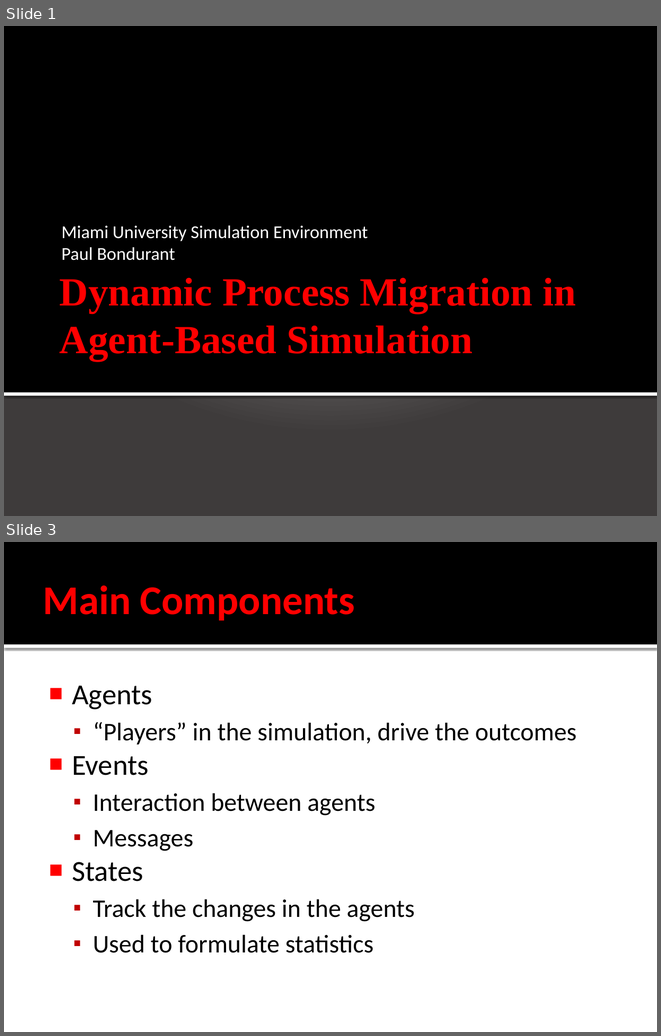
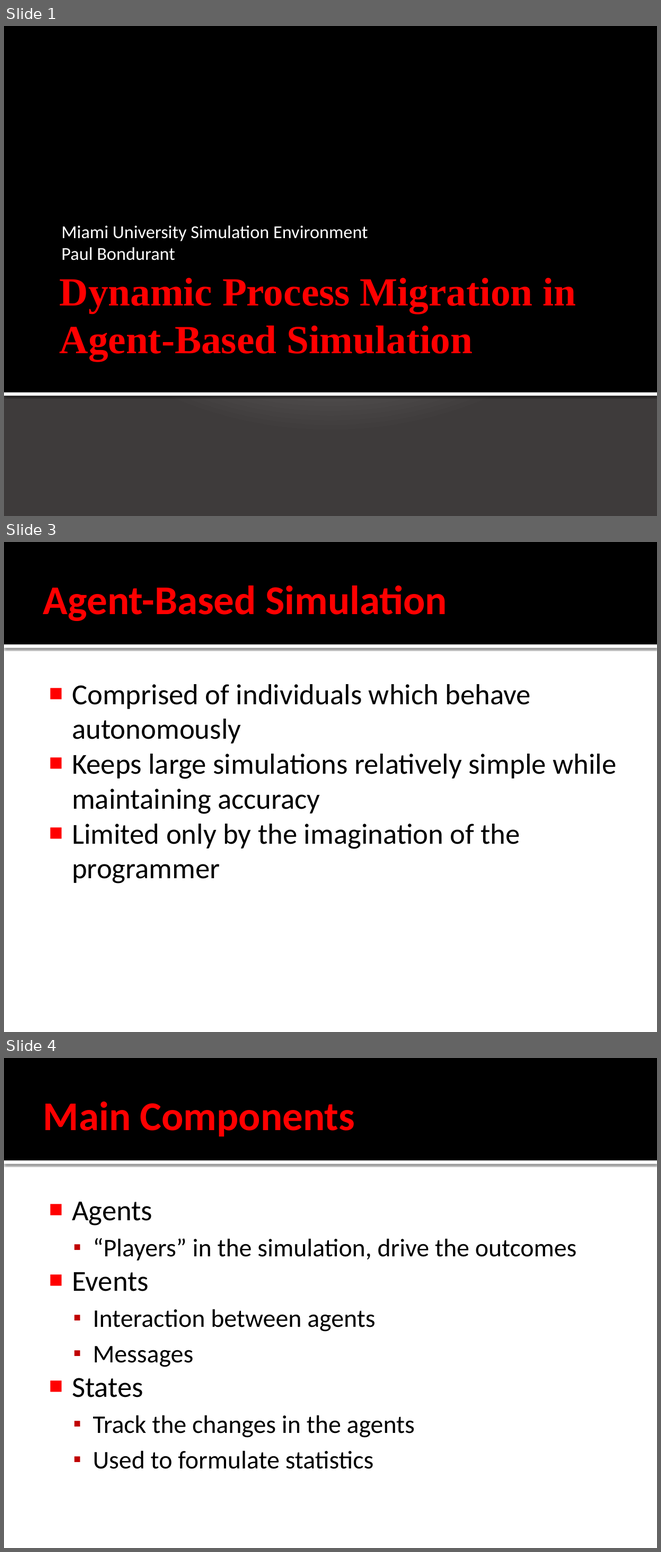
Before and after one commit to raodj/muse, a slide deck: Thesis/bondurpm/Thesis Proposal.pptx. Shown one above the other, each under a label of ours: slides 1 and 3 before the commit, slides 1, 3 and 4 after it; the slides between them are not shown. The pictures are 661x1036 and 661x1552 pixels, drawn with LibreOffice and Linux fonts; fonts in the diff are those of the drawing. Boxes give left, top, right and bottom in pixels: in the first picture for what was removed or moved away, otherwise in the second. Text is boxed around its words. In the diff, an @@ line names an element or a change of style, - is before the commit and + after.

```diff
--- a/Thesis/bondurpm/Thesis Proposal.pptx
+++ b/Thesis/bondurpm/Thesis Proposal.pptx
@@ slide 3 added at (x1=4, y1=542, x2=657, y2=1032), background #FFFFFF; not listed: 2 template elements that a slide beside it also shows @@
@@ title added at (x1=43, y1=585, x2=447, y2=621), 45 pt, text #FF0000, bold @@
+Agent-Based Simulation
@@ text added at (x1=72, y1=684, x2=616, y2=883), 32 pt, text #000000 @@
+■ Comprised of individuals which behave autonomously
+■ Keeps large simulations relatively simple while maintaining accuracy
+■ Limited only by the imagination of the programmer
@@ what was slide 3 is now slide 4 @@
```
Also in this commit, not shown: 1 other slide added, 5 other files.
